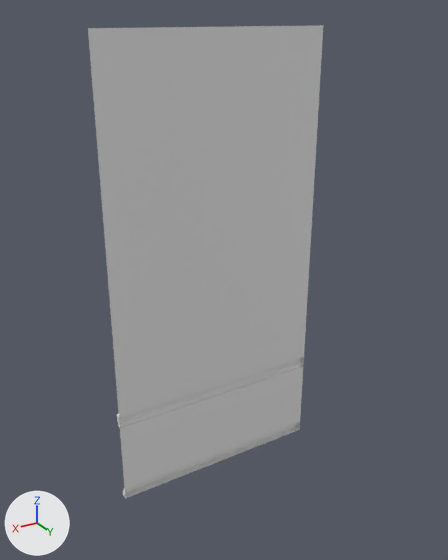
Two versions of the FBX model Unity_Final/Assets/Mitch/MN_Assets/Modular/SM_Wall_A_4x2.fbx, one commit apart.
Before and after are seen from a 50 mm lens placed at (3.52, 4.29, 4.09), pointed at (1.05, 0.17, 2.03). Lighting does not change. The marker at lower left points along +X, +Y and +Z. Where no turn or scale is listed for an object, it has been applied to the vertices.

The first picture shows 'SM_Wall_A_4x2'.
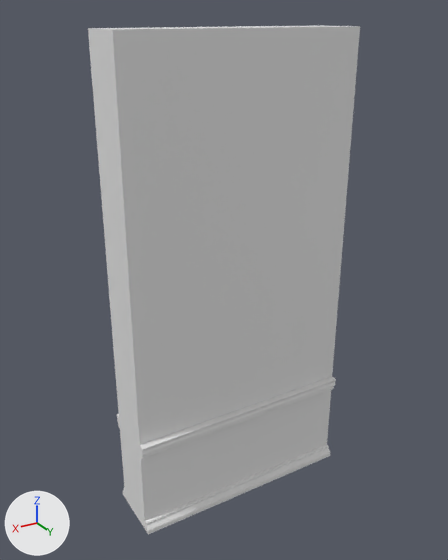
Where the newer file only moved an object's origin or applied its transform, the numbers keep the older frame.

What differs and where, as boxes (x1, y1, x2, y2) in the pictures (448 x 560 px):
'SM_Wall_A_4x2', reshaped (16% wider, 7% taller): before (88, 25, 323, 499); after (88, 25, 360, 534)
part 1 of me_mesh, added: after (88, 25, 360, 534)

What the commit changed:
me_mesh is used by ob_sm_wall_a_4x2; location (0.0, 0.0, 0.0).
me_mesh had 62 vertices, 59 faces and spanned x 0.0..2.0, y -0.06..0.0, z 0.0..4.0.
me_mesh now has 124 vertices, 138 faces and spans x 0.0..2.0, y -0.06..0.5, z 0.0..4.0.
Part 1, on me_mesh:
36 vertices are added at x 0.0..2.0, y 0.44..0.5, z 0.0..0.89.
20 new vertices lie (0.0, 0.44, 0.0) away from vertices in x 0.0..2.0, y 0.0, z 0.0..4.0.
6 new vertices lie (0.0, 0.04, 0.0) away from vertices in x 0.0..2.0, y 0.44, z 0.04..0.9.
79 new faces join them.
